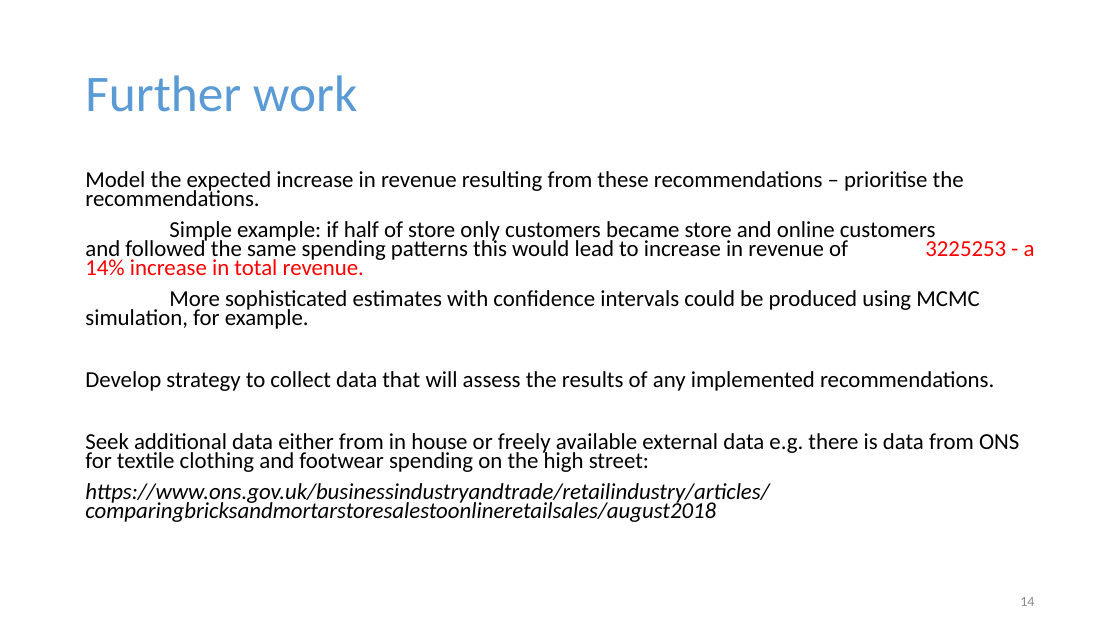
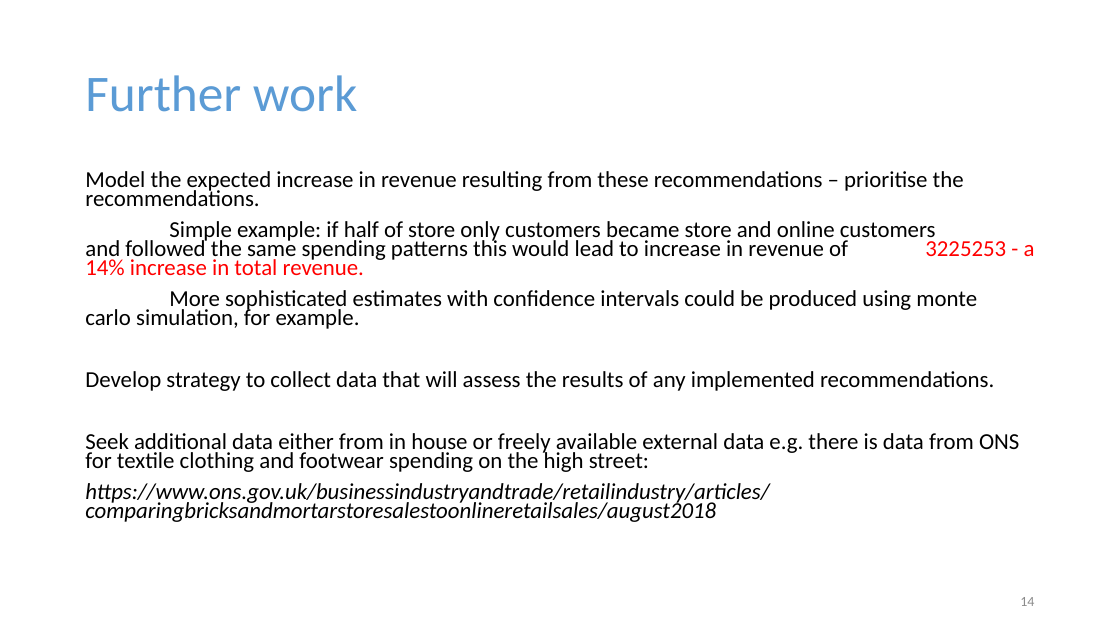
Before and after one commit to LornaMaven/Clarks-assignment, a slide deck: slide 14 of Clarks presentation.pptx. Drawn at 1120x630 pixels with LibreOffice and Linux fonts; fonts in the diff are those of the drawing. Boxes give left, top, right and bottom in pixels: in the first picture for what was removed or moved away, otherwise in the second. Text is boxed around its words. In the diff, an @@ line names an element or a change of style, - is before the commit and + after.

```diff
--- a/Clarks presentation.pptx
+++ b/Clarks presentation.pptx
@@ text at (85, 290, 977, 329): text changed @@
-More sophisticated estimates with confidence intervals could be produced using MCMC simulation, for example.
+More sophisticated estimates with confidence intervals could be produced using monte carlo simulation, for example.
```
Also in this commit, not shown: 8 other slides changed.
